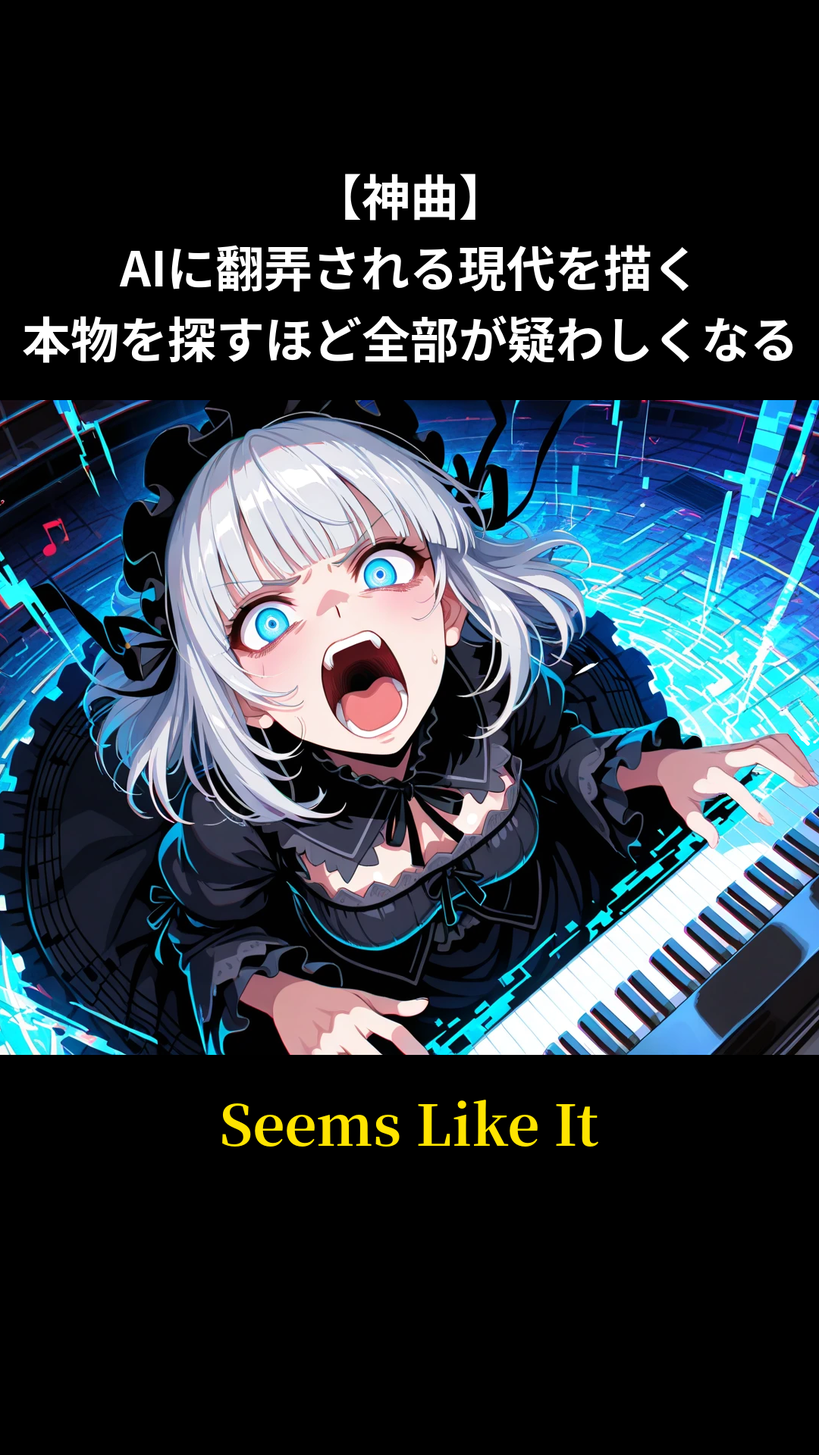
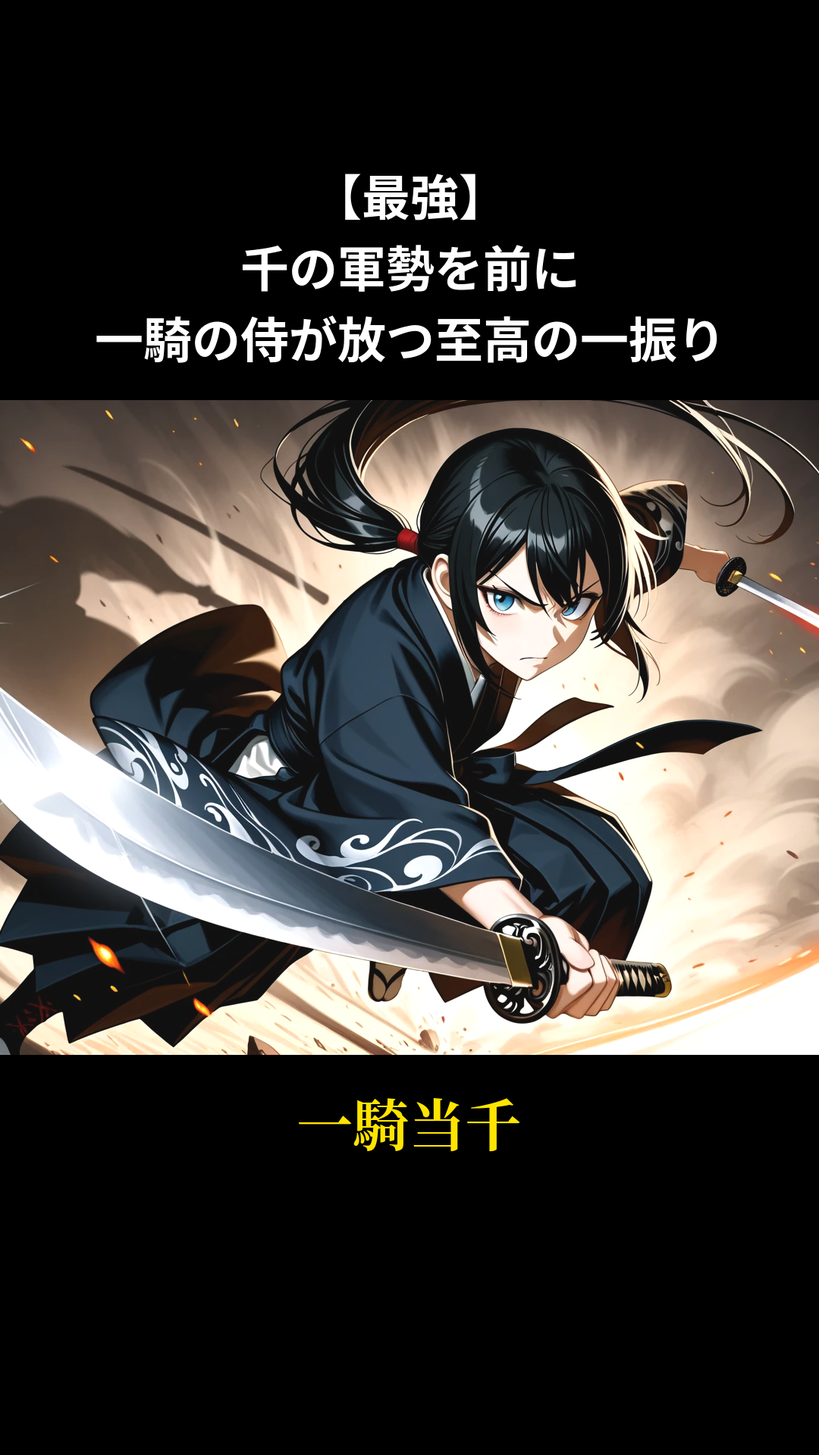
Layers edited between the first and the second (819, 1455) image:
renamed "【神曲】 ..." to "【最強】 ...", moved it above "IKKITOSEN_keyvisual.png", painted on it over [22, 173, 793, 364]
renamed "Seems_like_it_keyvisual.png" to "IKKITOSEN_keyvisual.png", painted on it over [0, 400, 819, 1056]
removed layer "Hook_Up_With_Me_keyvisual.png" over [0, 400, 819, 1056]
renamed "Seems Like It" to "一騎当千", painted on it over [222, 1098, 599, 1153]
